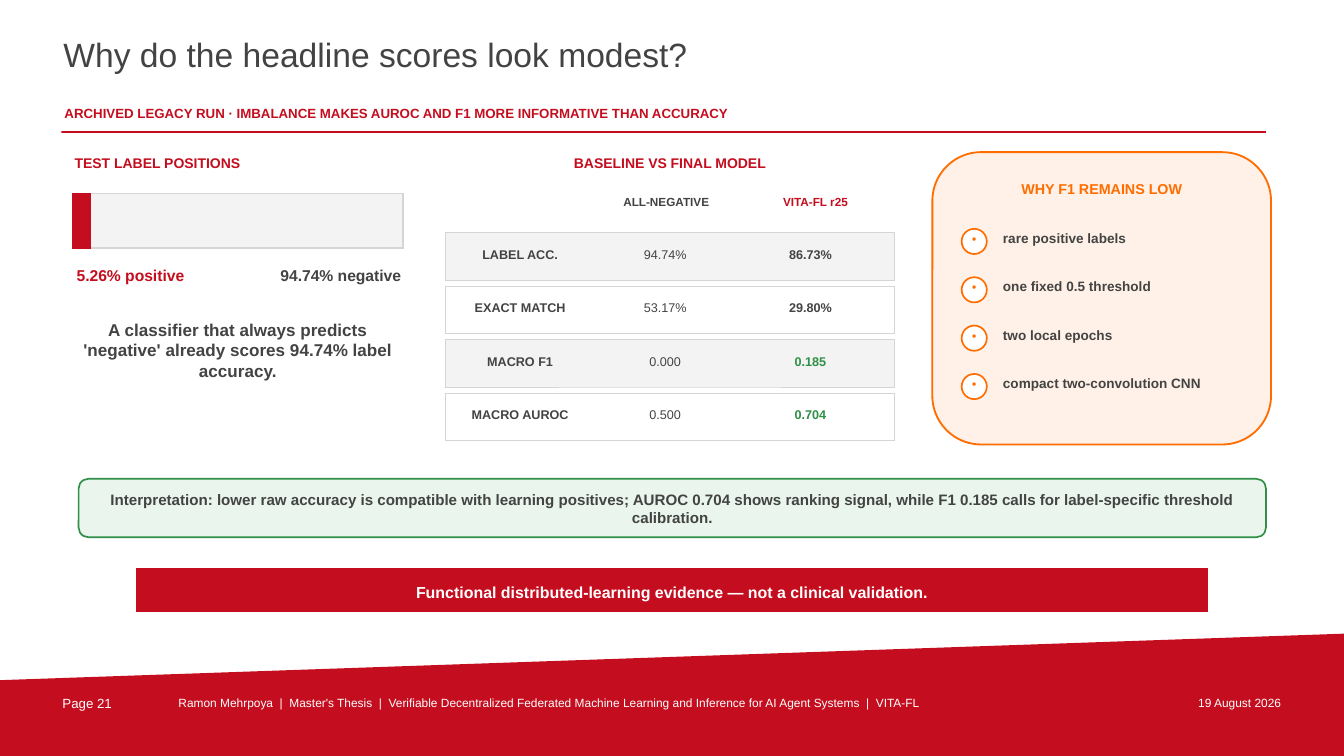
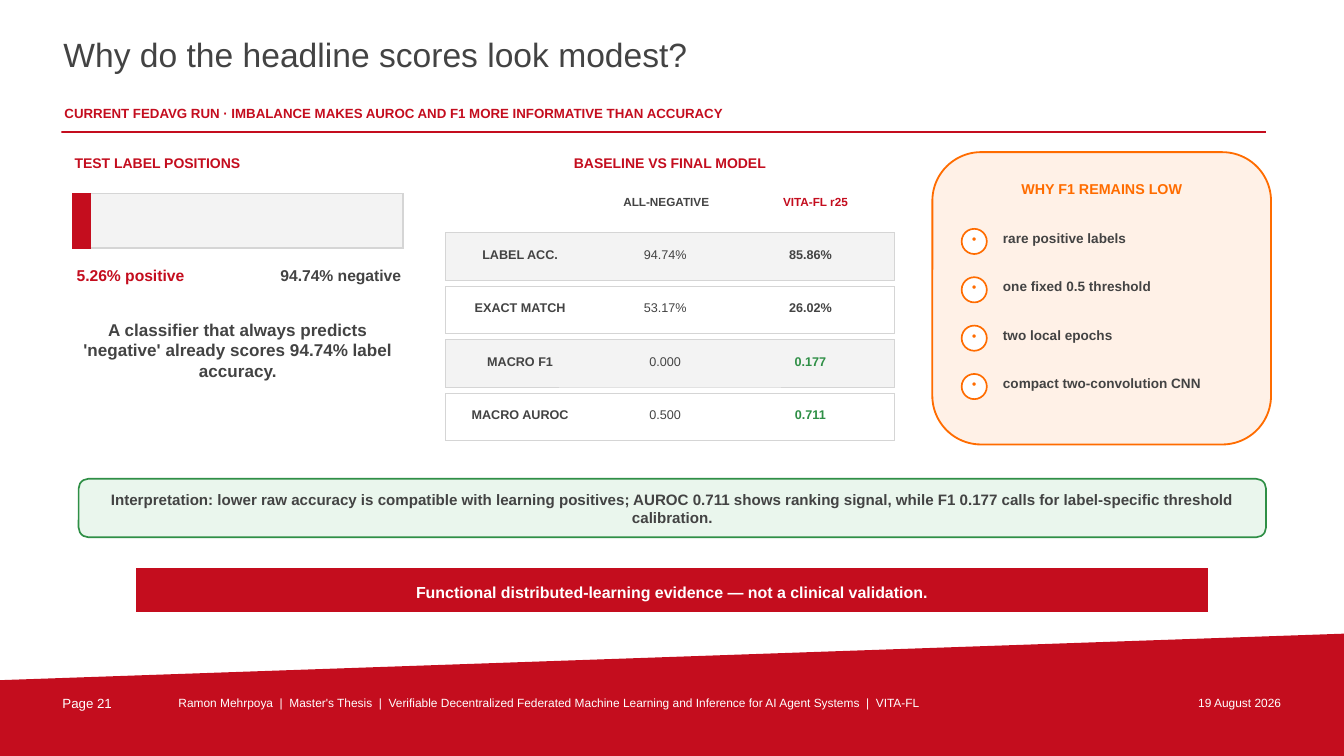
Before and after one commit to uZhW8Rgl/presentation, a slide deck: slide 21 of VITA-FL_Thesis_Presentation_TU_Berlin.pptx. Drawn at 1344x756 pixels with LibreOffice and Linux fonts; fonts in the diff are those of the drawing; background and template pictures are left out. Boxes give left, top, right and bottom in pixels: in the first picture for what was removed or moved away, otherwise in the second. Text is boxed around its words. In the diff, an @@ line names an element or a change of style, - is before the commit and + after.

```diff
--- a/VITA-FL_Thesis_Presentation_TU_Berlin.pptx
+++ b/VITA-FL_Thesis_Presentation_TU_Berlin.pptx
@@ text at bbox=[64, 108, 723, 118]: text changed @@
-ARCHIVED LEGACY RUN · IMBALANCE MAKES AUROC AND F1 MORE INFORMATIVE THAN ACCURACY
+CURRENT FEDAVG RUN · IMBALANCE MAKES AUROC AND F1 MORE INFORMATIVE THAN ACCURACY
@@ text at bbox=[789, 250, 832, 259]: text changed @@
-86.73%
+85.86%
@@ text at bbox=[789, 303, 832, 312]: text changed @@
-29.80%
+26.02%
@@ text at bbox=[795, 357, 827, 366]: text changed @@
-0.185
+0.177
@@ text at bbox=[795, 410, 826, 419]: text changed @@
-0.704
+0.711
@@ text at bbox=[111, 494, 1233, 523]: text changed @@
-Interpretation: lower raw accuracy is compatible with learning positives; AUROC 0.704 shows ranking signal, while F1 0.185 calls for label-specific threshold calibration.
+Interpretation: lower raw accuracy is compatible with learning positives; AUROC 0.711 shows ranking signal, while F1 0.177 calls for label-specific threshold calibration.
```
Also in this commit, not shown: 2 other slides changed, 10 other files.
